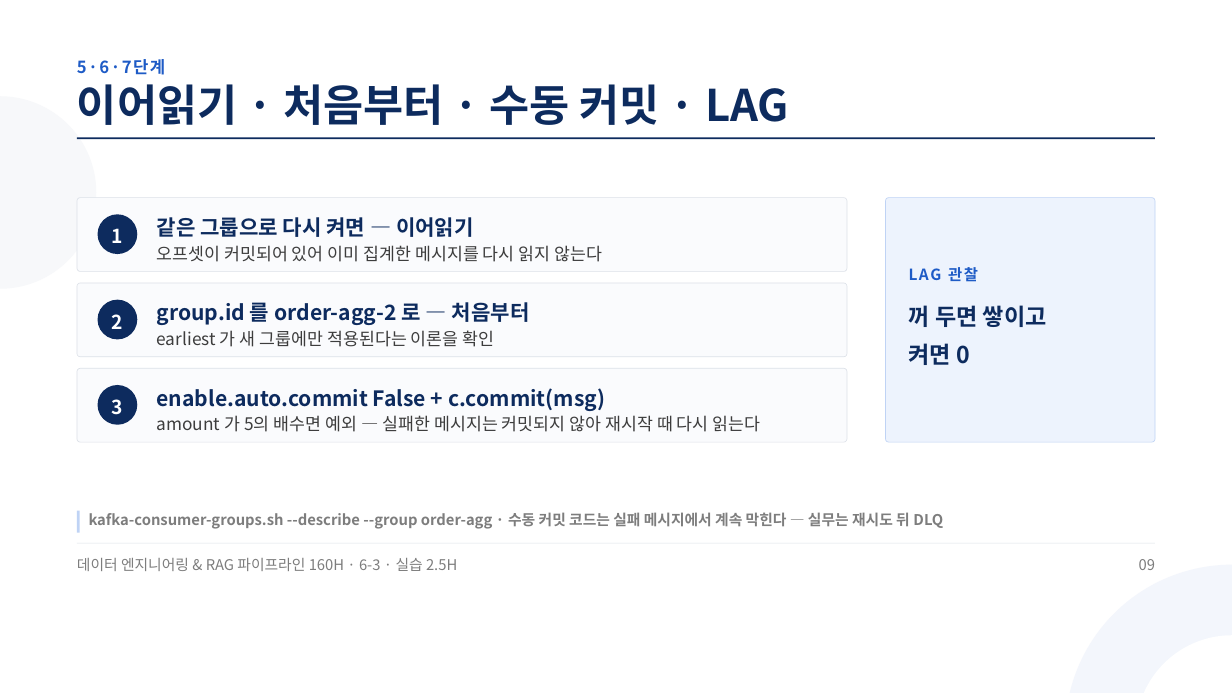
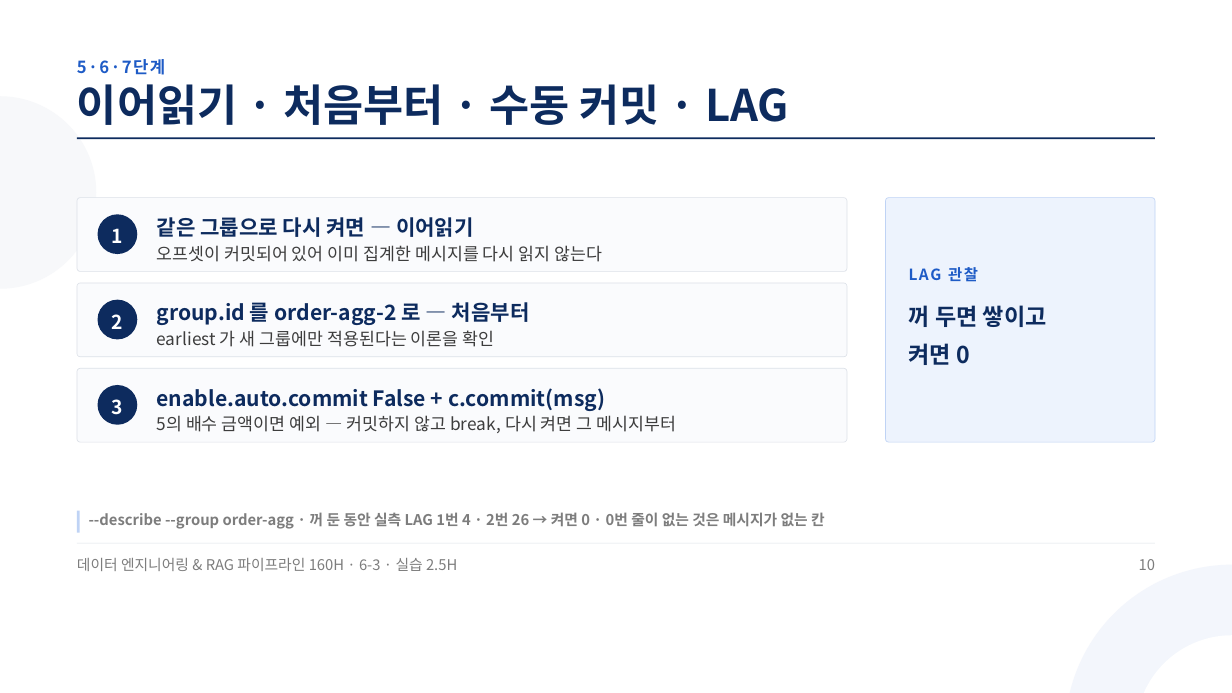
Before and after one commit to aebonlee/materials, a slide deck: slide 10 of data-eng/decks/w6d3s2.pptx (slide 9 before the commit). Drawn at 1232x693 pixels with LibreOffice and Linux fonts; fonts in the diff are those of the drawing. Boxes give left, top, right and bottom in pixels: in the first picture for what was removed or moved away, otherwise in the second. Text is boxed around its words. In the diff, an @@ line names an element or a change of style, - is before the commit and + after.

```diff
--- a/data-eng/decks/w6d3s2.pptx
+++ b/data-eng/decks/w6d3s2.pptx
@@ text at <box>157,415,676,433</box>: text changed @@
-amount 가 5의 배수면 예외 — 실패한 메시지는 커밋되지 않아 재시작 때 다시 읽는다
+5의 배수 금액이면 예외 — 커밋하지 않고 break, 다시 켜면 그 메시지부터
@@ text at <box>89,512,825,529</box>: text changed @@
-kafka-consumer-groups.sh --describe --group order-agg · 수동 커밋 코드는 실패 메시지에서 계속 막힌다 — 실무는 재시도 뒤 DLQ
+--describe --group order-agg · 꺼 둔 동안 실측 LAG 1번 4 · 2번 26 → 켜면 0 · 0번 줄이 없는 것은 메시지가 없는 칸
@@ text at <box>1139,559,1155,570</box>: text changed @@
-09
+10
```
Also in this commit, not shown: 7 other slides changed, 2 slides added, 33 other files.
